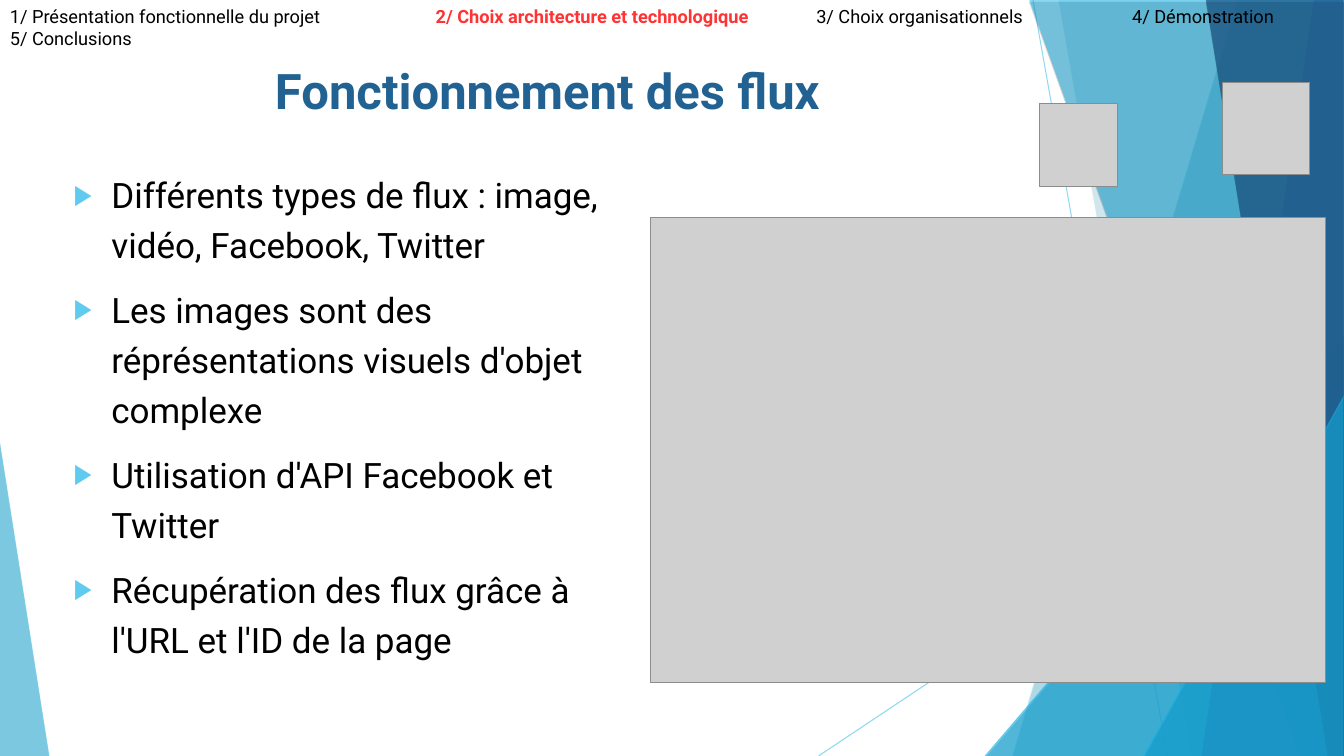
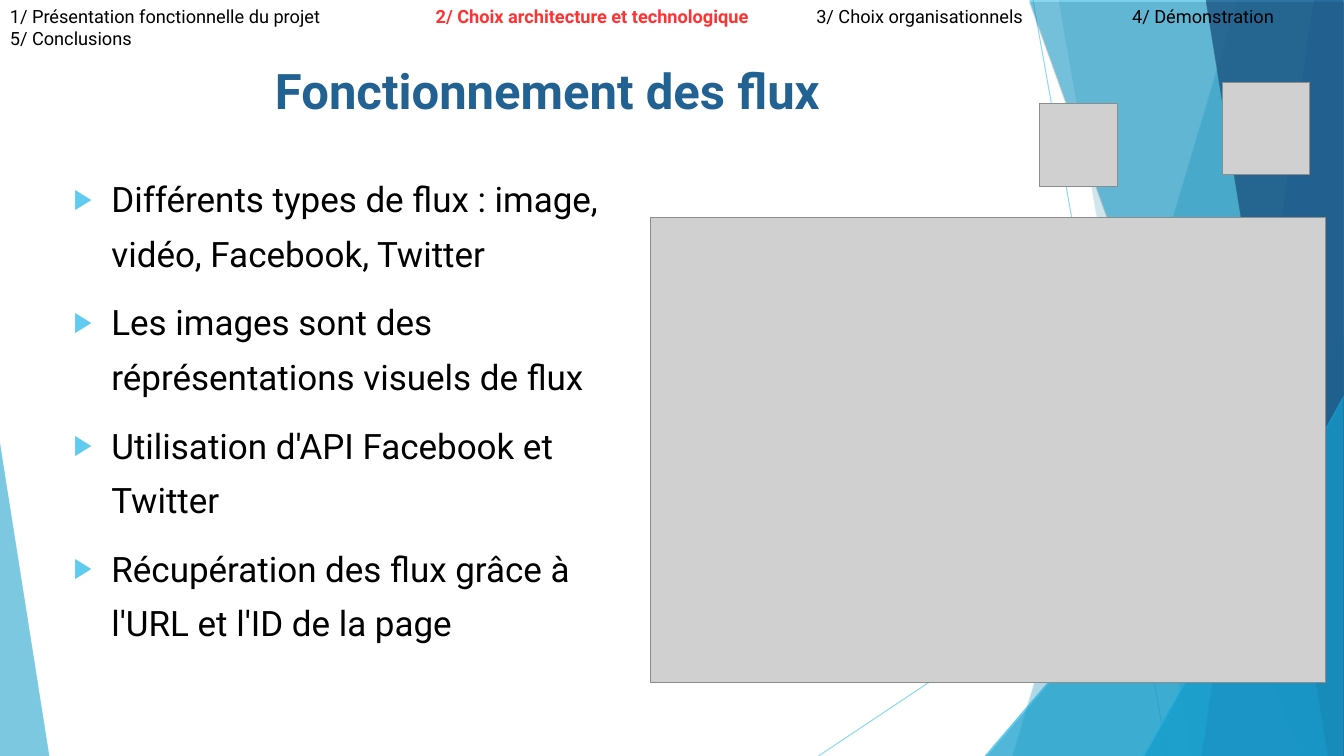
Before and after one commit to ComeBurguburu/AmbianceShowRoom, a slide deck: slide 16 of docs/Presentation orale.odp. Drawn at 1344x756 pixels with LibreOffice and Linux fonts; fonts in the diff are those of the drawing; grey boxes stand for pictures. Boxes give left, top, right and bottom in pixels: in the first picture for what was removed or moved away, otherwise in the second. Text is boxed around its words. In the diff, an @@ line names an element or a change of style, - is before the commit and + after.

```diff
--- a/docs/Presentation orale.odp
+++ b/docs/Presentation orale.odp
@@ text at [111, 185, 598, 644]: line spacing 1.2 to 1.3 @@
@@ text at [111, 308, 583, 397]: text changed @@
-▶ Les images sont des réprésentations visuels d'objet complexe
+▶ Les images sont des réprésentations visuels de flux
```
Also in this commit, not shown: 13 other slides changed, 3 other files.
